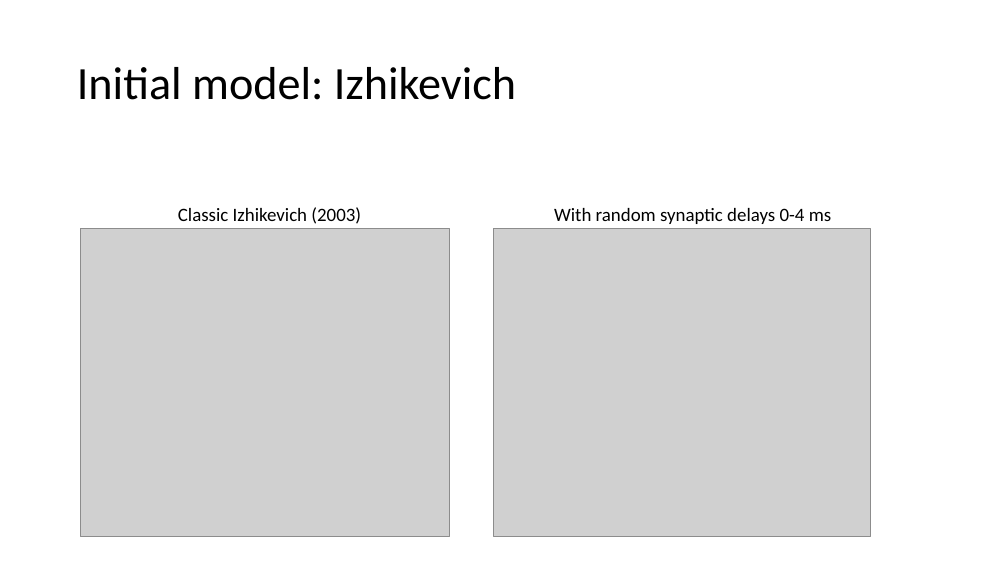
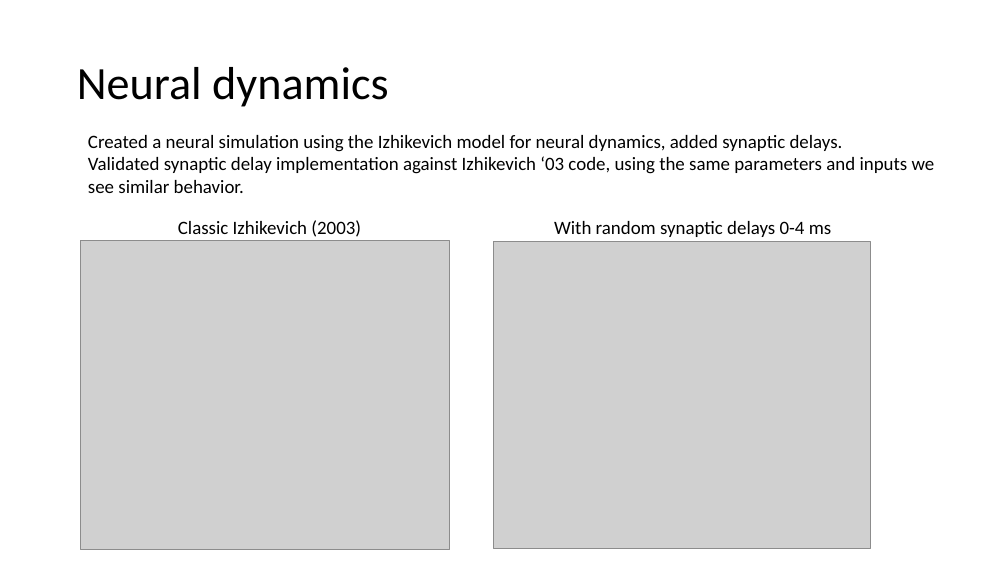
Before and after one commit to vbaker145/neuron, a slide deck: slide 10 of thesis/Thesis Plan.pptx (slide 8 before the commit). Drawn at 1008x567 pixels with LibreOffice and Linux fonts; fonts in the diff are those of the drawing; grey boxes stand for pictures. Boxes give left, top, right and bottom in pixels: in the first picture for what was removed or moved away, otherwise in the second. Text is boxed around its words. In the diff, an @@ line names an element or a change of style, - is before the commit and + after.

Commit message:
Updated column delays

```diff
--- a/thesis/Thesis Plan.pptx
+++ b/thesis/Thesis Plan.pptx
@@ title at (77, 67, 389, 107): text changed @@
-Initial model: Izhikevich
+Neural dynamics
@@ text added at (88, 135, 935, 193), 18 pt, text #000000 @@
+Created a neural simulation using the Izhikevich model for neural dynamics, added synaptic delays.
+Validated synaptic delay implementation against Izhikevich ‘03 code, using the same parameters and inputs we see similar behavior.
@@ 2 texts, 1 picture: place and size @@
-2 texts, 1 picture at (178, 207, 870, 537)
+2 texts, 1 picture at (178, 220, 870, 549)
@@ picture: place and size @@
-picture at (81, 228, 450, 537)
+picture at (81, 241, 450, 550)
```
Also in this commit, not shown: 3 other slides changed, 4 slides added, 7 other files.
